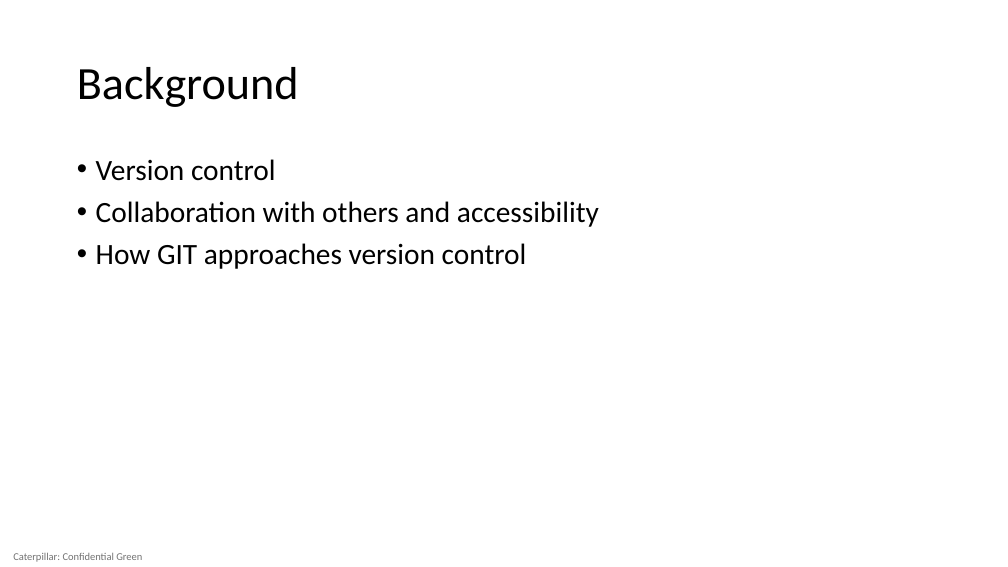
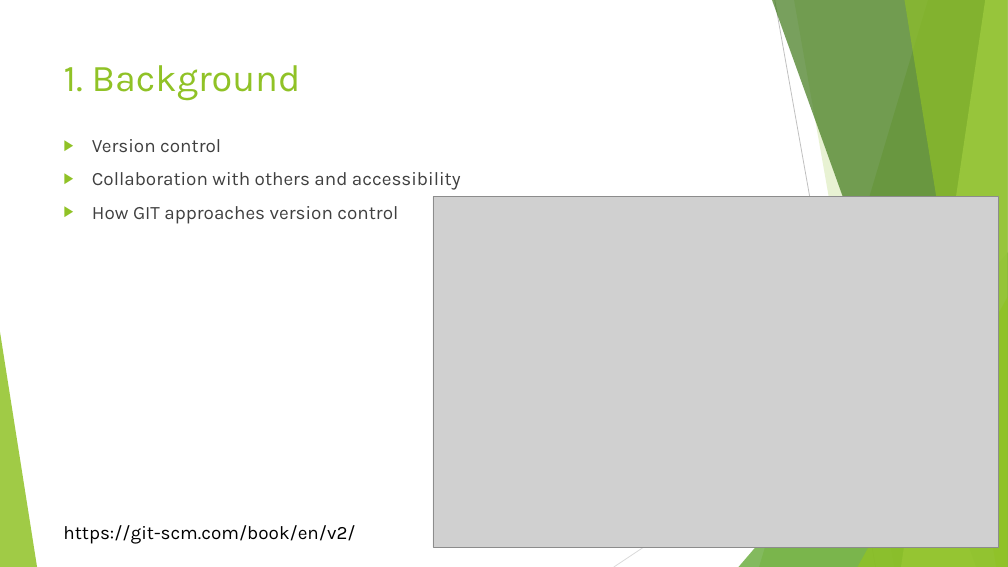
Before and after one commit to AydinGizem/teaching-github, a slide deck: slide 3 of GIT for beginners.pptx (slide 2 before the commit). Drawn at 1008x567 pixels with LibreOffice and Linux fonts; fonts in the diff are those of the drawing; grey boxes stand for pictures. Boxes give left, top, right and bottom in pixels: in the first picture for what was removed or moved away, otherwise in the second. Text is boxed around its words. In the diff, an @@ line names an element or a change of style, - is before the commit and + after.

```diff
--- a/GIT for beginners.pptx
+++ b/GIT for beginners.pptx
@@ title "1. Background" at [64,65,301,101]: vertical alignment middle to top @@
@@ title at [64,65,301,101]: text changed; size 44 to 36 pt; font Calibri to Karla; text colour #000000 to #90C226 @@
-Background
+1. Background
@@ text "Version control": place and size @@
-text "Version control" at [96,159,599,269]
+text "Version control" at [92,139,461,224]
@@ text "Version control" at [92,139,461,224]: size 28 to 18 pt, font Calibri to Karla, text colour #000000 to #404040; bullet • to ▶; line spacing 0.9 to 1 @@
@@ picture added at [433,197,1000,547] @@
@@ group added at [0,0,1008,567]: 5 freeform shapes, 3 triangles, 2 lines @@
@@ text added at [63,525,355,544], 18 pt, text #000000 @@
+https://git-scm.com/book/en/v2/
@@ text removed at [13,553,142,562] @@
-Caterpillar: Confidential Green
```
Also in this commit, not shown: 8 other slides changed, 8 slides added, 2 slides removed, 1 other file.
